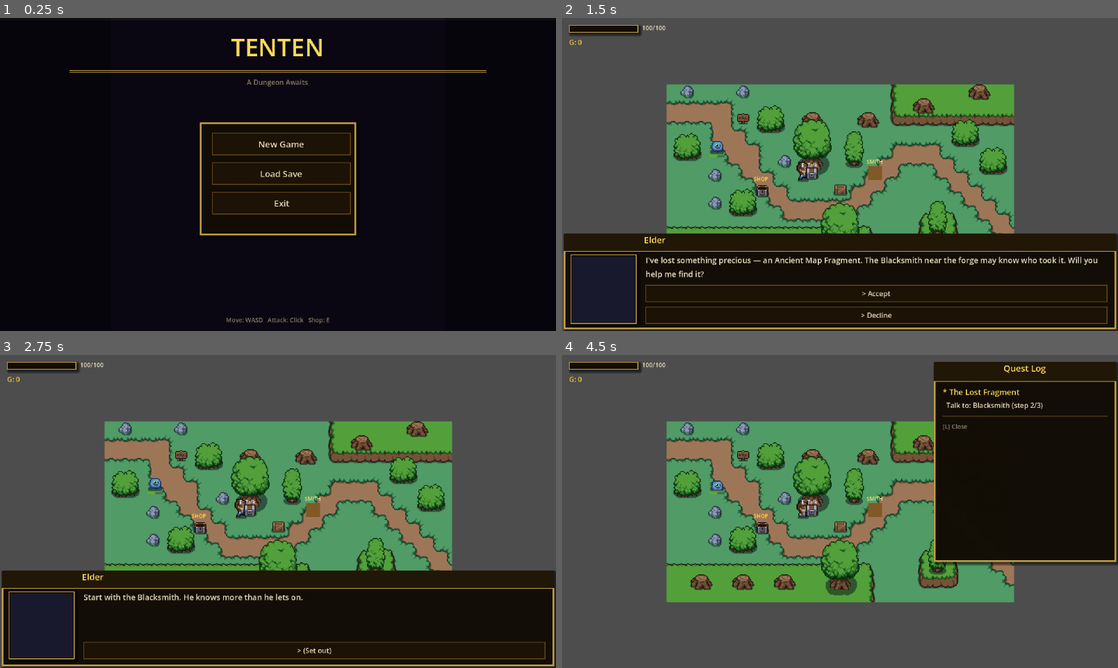
Above: before the commit, frames 1-4 (two rows, left to right).
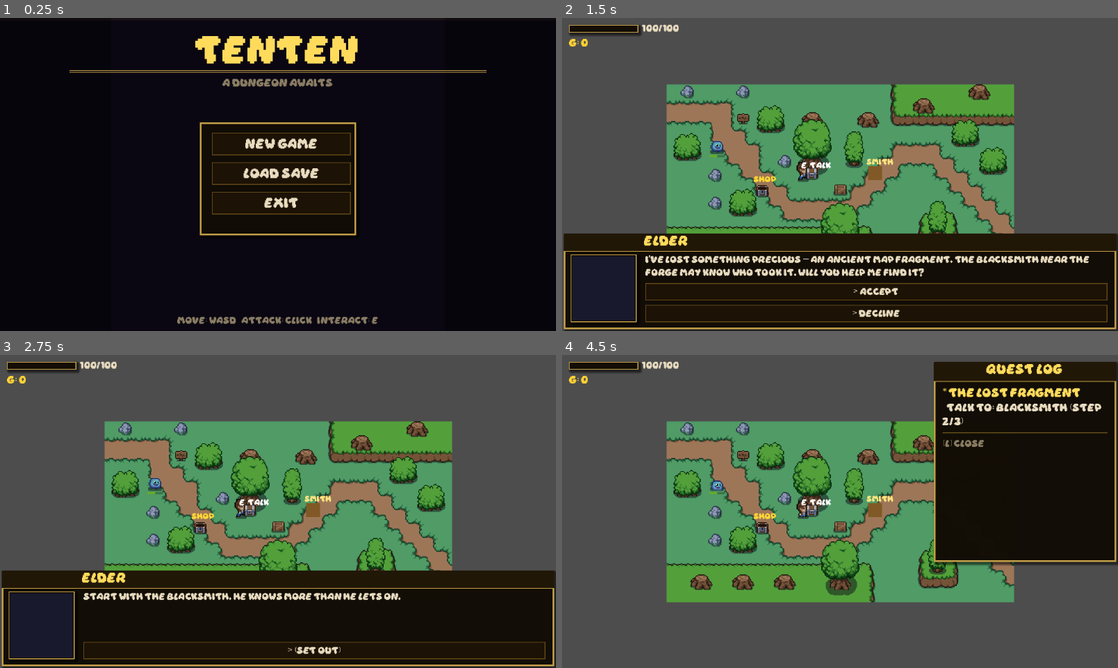
Above: after the commit, the same moments.

Repository: Puget-Sound-Skills-Center/godot-tenten-project
Game: Godot game, scene res://scenes/home_screen.tscn
The game is run twice, just before and just after one commit, with the same random seed, the same clock (stepped at 60 frames per second) and the same inputs.
Inputs (mouse positions are in pixels of both pictures, inside the frame that each line leads up to):
- Up to frame 1 (0.25 s): no input
- Up to frame 2 (1.5 s): click "New Game" at 0.5 s; tap Enter at 1.25 s; move the mouse to (962, 158) at 1.27 s; hold D (move_right) from 1.28 s (still down); hold E (interact) from 1.28 s (still down); click (962, 158) at 1.42 s
- Up to frame 3 (2.75 s): release D (move_right) at 2 s; release E (interact) at 2 s; click "> Accept" at 2 s
- Up to frame 4 (4.5 s): click "> (Set out)" at 2.75 s; tap Space at 3.5 s; drag from (728, 527) to (817, 414) at 3.52 s; move the mouse to (895, 442) at 4.27 s; hold D (move_right) from 4.28 s (still down); hold L (quest_log) from 4.28 s (still down)

The runs differ from the first frame. In frame 1, 3.4% of the frame differs, in the area x 31-68%, y 5-98%; in frame 2, 6.0%, in the area x 1-99%, y 2-98%; in frame 3, 1.8%; in frame 4, 2.3%.

Commit message:
Font loaded and fix the UI

Diff:
--- a/project.godot
+++ b/project.godot
@@ -35,6 +35,10 @@
 [editor_plugins]
 
 enabled=PackedStringArray("res://addons/godot_ai/plugin.cfg")
+
+[gui]
+
+theme/custom_font="res://art/fonts/Daydream.otf"
 
 [input]
 
--- a/script/dialogue_manager.gd
+++ b/script/dialogue_manager.gd
@@ -107,7 +107,7 @@
 	_text_lbl.autowrap_mode = TextServer.AUTOWRAP_WORD_SMART
 	_text_lbl.size_flags_vertical = Control.SIZE_EXPAND_FILL
 	_text_lbl.add_theme_color_override("font_color", UITheme.C_TEXT)
-	UITheme.apply_font(_text_lbl, 9)
+	UITheme.apply_font(_text_lbl, 7)
 	vbox.add_child(_text_lbl)
 
 	_choices_container = _pa(VBoxContainer.new()) as VBoxContainer
@@ -177,7 +177,7 @@
 			btn.text = "> " + choice.get("label", "")
 			btn.size_flags_horizontal = Control.SIZE_EXPAND_FILL
 			btn.pressed.connect(_on_choice_picked.bind(choice))
-			UITheme.style_button(btn, 8)
+			UITheme.style_button(btn, 7)
 			_choices_container.add_child(btn)
 
 func _on_choice_picked(choice: Dictionary) -> void:
--- a/script/home_screen.gd
+++ b/script/home_screen.gd
@@ -121,7 +121,7 @@
 
 	# ── Version / hint ──────────────────────────────────────────────────────
 	var hint := Label.new()
-	hint.text = "Move: WASD   Attack: Click   Shop: E"
+	hint.text = "Move: WASD   Attack: Click   Interact: E"
 	hint.horizontal_alignment = HORIZONTAL_ALIGNMENT_CENTER
 	hint.set_anchors_preset(Control.PRESET_BOTTOM_WIDE)
 	hint.offset_top = -18
--- a/script/quest_log.gd
+++ b/script/quest_log.gd
@@ -116,6 +116,8 @@
 
 	var name_lbl := _pa(Label.new()) as Label
 	name_lbl.text = "* " + name_text
+	name_lbl.autowrap_mode = TextServer.AUTOWRAP_WORD_SMART
+	name_lbl.size_flags_horizontal = Control.SIZE_EXPAND_FILL
 	name_lbl.add_theme_color_override("font_color", UITheme.C_TITLE)
 	UITheme.apply_font(name_lbl, 9)
 	entry.add_child(name_lbl)
@@ -126,7 +128,8 @@
 		obj_text += " (Return!)"
 	var obj_lbl := _pa(Label.new()) as Label
 	obj_lbl.text = "  " + obj_text
-	obj_lbl.autowrap_mode = TextServer.AUTOWRAP_OFF
+	obj_lbl.autowrap_mode = TextServer.AUTOWRAP_WORD_SMART
+	obj_lbl.size_flags_horizontal = Control.SIZE_EXPAND_FILL
 	obj_lbl.add_theme_color_override("font_color", UITheme.C_TEXT)
 	UITheme.apply_font(obj_lbl, 8)
 	entry.add_child(obj_lbl)
--- a/script/ui_theme.gd
+++ b/script/ui_theme.gd
@@ -4,7 +4,7 @@
 # class_name makes every constant and static func available to any GDScript
 # in the project without needing an autoload registration.
 
-const FONT_PATH := "res://art/fonts/Daydream.ttf"
+const FONT_PATH := "res://art/fonts/Daydream.otf"
 
 # ── Palette ────────────────────────────────────────────────────────────────
 const C_OVERLAY     := Color(0.00, 0.00, 0.00, 0.74)
Binary file added: art/fonts/Daydream.otf
Not shown, added: art/fonts/Daydream.otf.import
